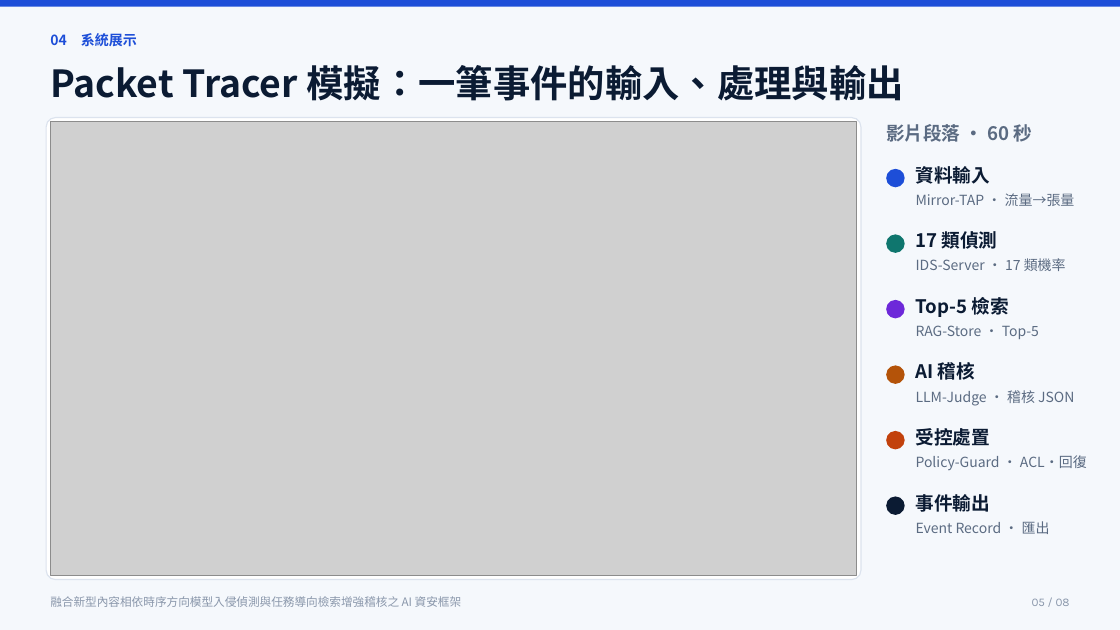
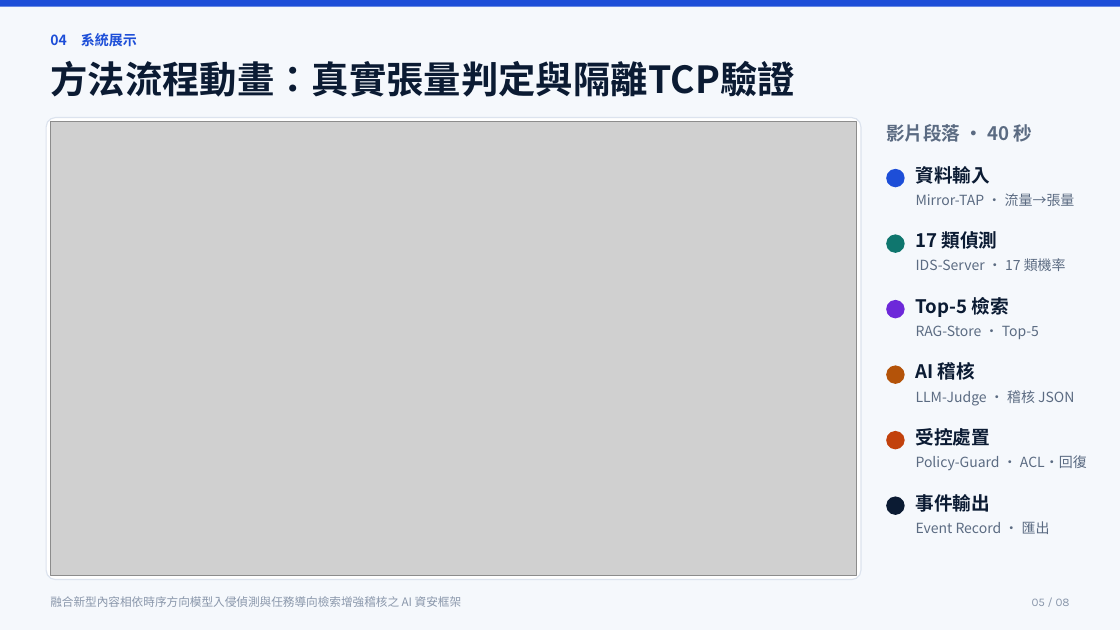
Before and after one commit to Lily09-project/innoserve-competition, a slide deck: slide 5 of deliverables/決賽簡報_AI資安框架.pptx. Drawn at 1120x630 pixels with LibreOffice and Linux fonts; fonts in the diff are those of the drawing; grey boxes stand for pictures. Boxes give left, top, right and bottom in pixels: in the first picture for what was removed or moved away, otherwise in the second. Text is boxed around its words. In the diff, an @@ line names an element or a change of style, - is before the commit and + after.

```diff
--- a/deliverables/決賽簡報_AI資安框架.pptx
+++ b/deliverables/決賽簡報_AI資安框架.pptx
@@ text at (x1=50, y1=61, x2=794, y2=97): text changed @@
-Packet Tracer 模擬：一筆事件的輸入、處理與輸出
+方法流程動畫：真實張量判定與隔離TCP驗證
@@ text at (x1=886, y1=124, x2=1033, y2=142): text changed @@
-影片段落 · 60 秒
+影片段落 · 40 秒
```
Also in this commit, not shown: 5 other slides changed, 29 other files.
